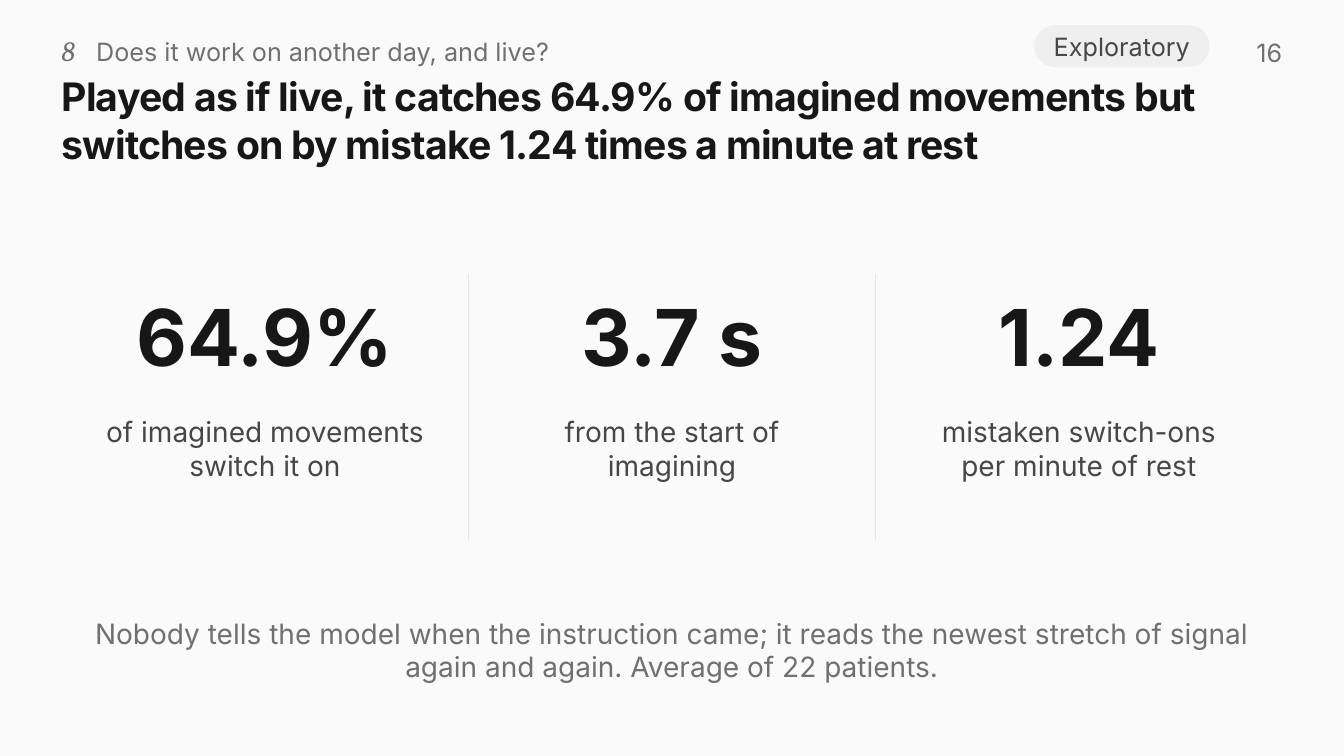
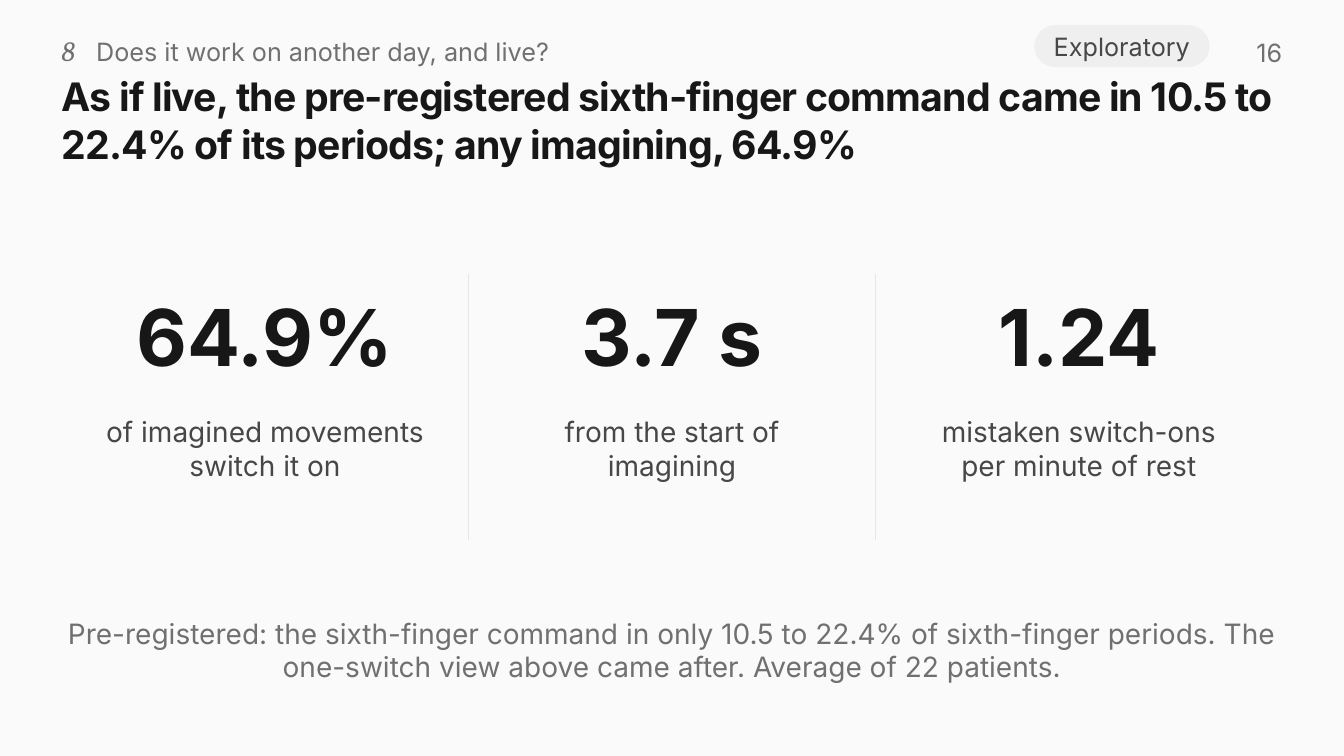
Before and after one commit to rajveeerr/sixth-finger-bci, a slide deck: slide 16 of report/slides/sixth-finger-bci.pptx. Drawn at 1344x756 pixels with LibreOffice and Linux fonts; fonts in the diff are those of the drawing. Boxes give left, top, right and bottom in pixels: in the first picture for what was removed or moved away, otherwise in the second. Text is boxed around its words. In the diff, an @@ line names an element or a change of style, - is before the commit and + after.

```diff
--- a/report/slides/sixth-finger-bci.pptx
+++ b/report/slides/sixth-finger-bci.pptx
@@ title at (62, 81, 1273, 167): text changed @@
-Played as if live, it catches 64.9% of imagined movements but switches on by mistake 1.24 times a minute at rest
+As if live, the pre-registered sixth-finger command came in 10.5 to 22.4% of its periods; any imagining, 64.9%
@@ text at (68, 622, 1275, 683): text changed @@
-Nobody tells the model when the instruction came; it reads the newest stretch of signal again and again. Average of 22 patients.
+Pre-registered: the sixth-finger command in only 10.5 to 22.4% of sixth-finger periods. The one-switch view above came after. Average of 22 patients.
```
Also in this commit, not shown: 10 other slides changed, 2 other files.
